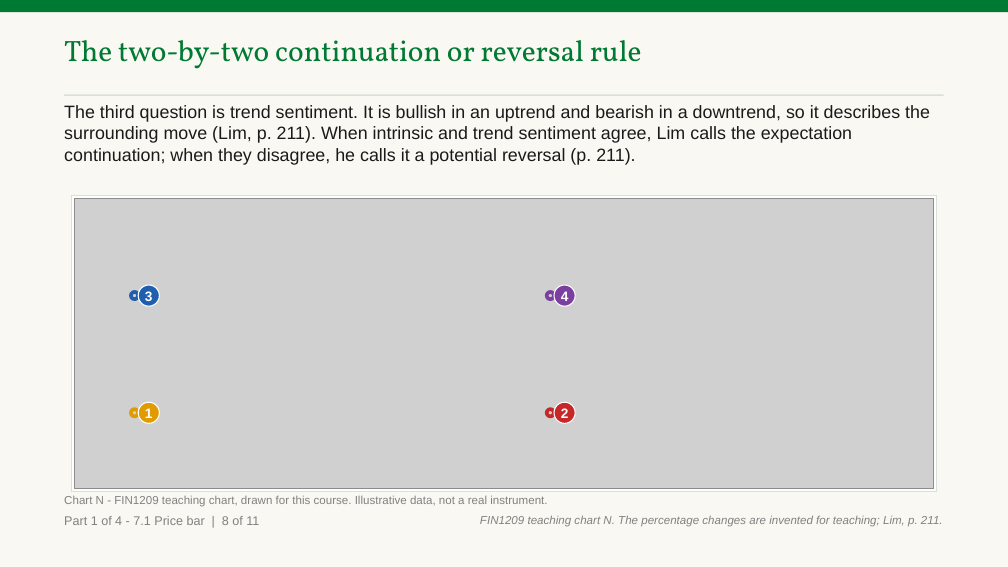
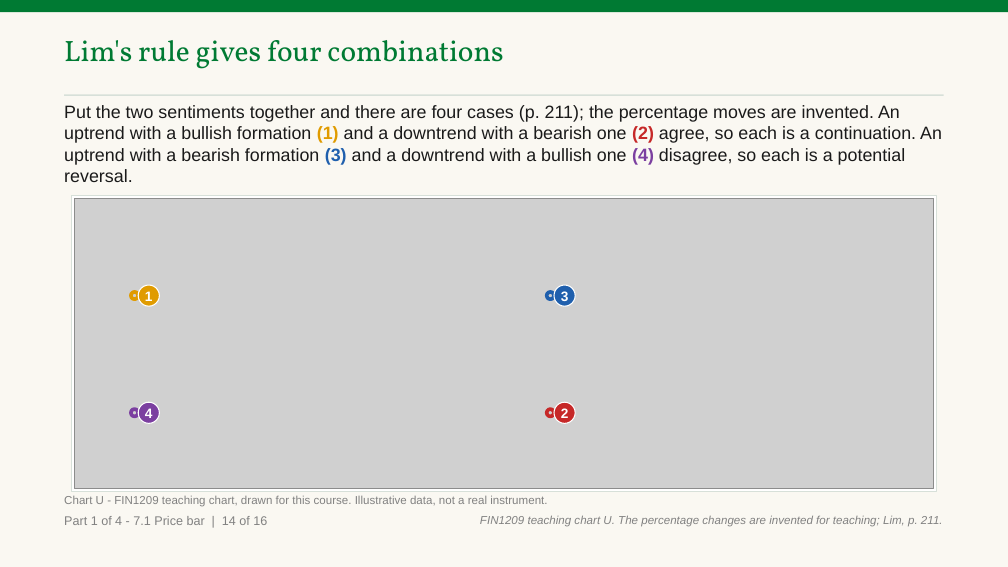
Before and after one commit to benjiesotelo-sudo/Telos_FIN1209, a slide deck: slide 26 of chapter-07/FIN1209-Chapter-07.pptx (slide 20 before the commit). Drawn at 1008x567 pixels with LibreOffice and Linux fonts; fonts in the diff are those of the drawing; grey boxes stand for pictures. Boxes give left, top, right and bottom in pixels: in the first picture for what was removed or moved away, otherwise in the second. Text is boxed around its words. In the diff, an @@ line names an element or a change of style, - is before the commit and + after.

```diff
--- a/chapter-07/FIN1209-Chapter-07.pptx
+++ b/chapter-07/FIN1209-Chapter-07.pptx
@@ text at (x1=64, y1=40, x2=503, y2=69): text changed @@
-The two-by-two continuation or reversal rule
+Lim's rule gives four combinations
@@ text at (x1=64, y1=105, x2=942, y2=182): text changed @@
-The third question is trend sentiment. It is bullish in an uptrend and bearish in a downtrend, so it describes the surrounding move (Lim, p. 211). When intrinsic and trend sentiment agree, Lim calls the expectation continuation; when they disagree, he calls it a potential reversal (p. 211).
+Put the two sentiments together and there are four cases (p. 211); the percentage moves are invented. An uptrend with a bullish formation (1) and a downtrend with a bearish one (2) agree, so each is a continuation. An uptrend with a bearish formation (3) and a downtrend with a bullish one (4) disagree, so each is a potential reversal.
@@ ellipse moved from (x1=131, y1=409, x2=138, y2=417) to (x1=131, y1=292, x2=138, y2=299) @@
@@ ellipse "1" moved from (x1=138, y1=402, x2=160, y2=423) to (x1=138, y1=285, x2=160, y2=306) @@
@@ ellipse moved from (x1=131, y1=292, x2=138, y2=299) to (x1=547, y1=292, x2=554, y2=299) @@
@@ ellipse "3" moved from (x1=138, y1=285, x2=160, y2=306) to (x1=554, y1=285, x2=575, y2=306) @@
@@ ellipse moved from (x1=547, y1=292, x2=554, y2=299) to (x1=131, y1=409, x2=138, y2=417) @@
@@ ellipse "4" moved from (x1=554, y1=285, x2=575, y2=306) to (x1=138, y1=402, x2=160, y2=423) @@
@@ text at (x1=64, y1=495, x2=547, y2=506): text changed @@
-Chart N - FIN1209 teaching chart, drawn for this course. Illustrative data, not a real instrument.
+Chart U - FIN1209 teaching chart, drawn for this course. Illustrative data, not a real instrument.
@@ text at (x1=64, y1=516, x2=267, y2=525): text changed @@
-Part 1 of 4 - 7.1 Price bar | 8 of 11
+Part 1 of 4 - 7.1 Price bar | 14 of 16
@@ text at (x1=480, y1=515, x2=943, y2=527): text changed @@
-FIN1209 teaching chart N. The percentage changes are invented for teaching; Lim, p. 211.
+FIN1209 teaching chart U. The percentage changes are invented for teaching; Lim, p. 211.
```
Also in this commit, not shown: 18 other slides changed, 10 slides added, 5 slides removed, 4 other files.
